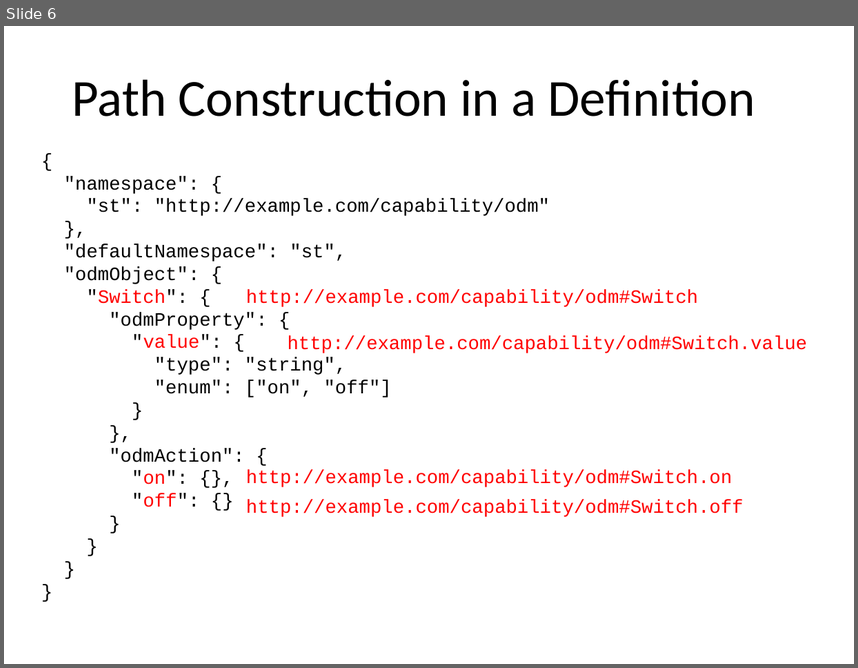
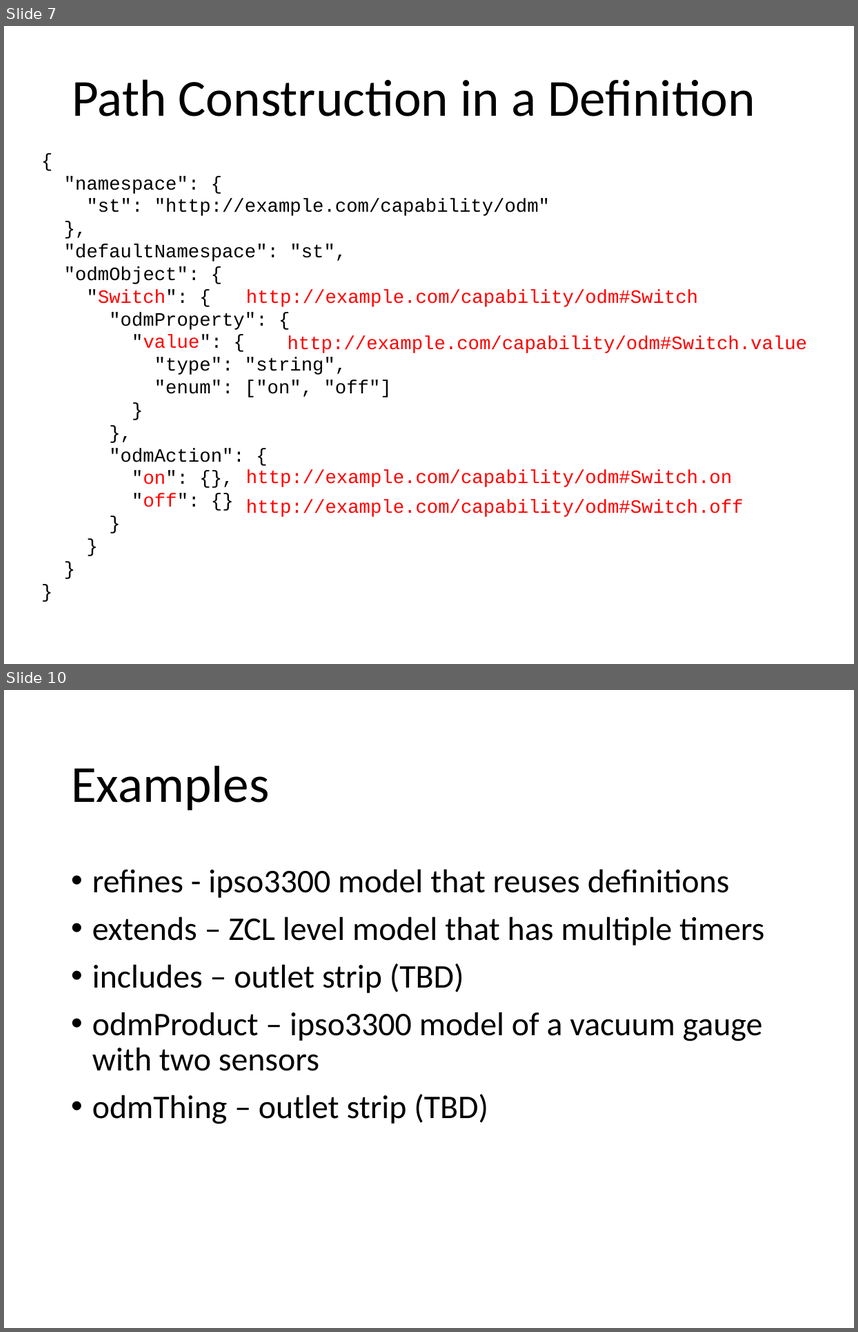
Before and after one commit to mjkoster/ODM-Examples, a slide deck: sdf-extensions.pptx. Shown one above the other, each under a label of ours: slide 6 before the commit, slides 7 and 10 after it; the slides between them are not shown. The pictures are 858x668 and 858x1332 pixels, drawn with LibreOffice and Linux fonts; fonts in the diff are those of the drawing. Boxes give left, top, right and bottom in pixels: in the first picture for what was removed or moved away, otherwise in the second. Text is boxed around its words. In the diff, an @@ line names an element or a change of style, - is before the commit and + after.

```diff
--- a/sdf-extensions.pptx
+++ b/sdf-extensions.pptx
@@ slide 10 added at [4,690,854,1328], background #FFFFFF @@
@@ title added at [71,765,270,810], 44 pt, text #000000 @@
+Examples
@@ text added at [92,869,764,1124], 28 pt, text #000000 @@
+• refines - ipso3300 model that reuses definitions
+• extends – ZCL level model that has multiple timers
+• includes – outlet strip (TBD)
+• odmProduct – ipso3300 model of a vacuum gauge with two sensors
+• odmThing – outlet strip (TBD)
@@ what was slide 6 is now slide 7 @@
```
Also in this commit, not shown: 5 slides changed, 1 other slide added.
